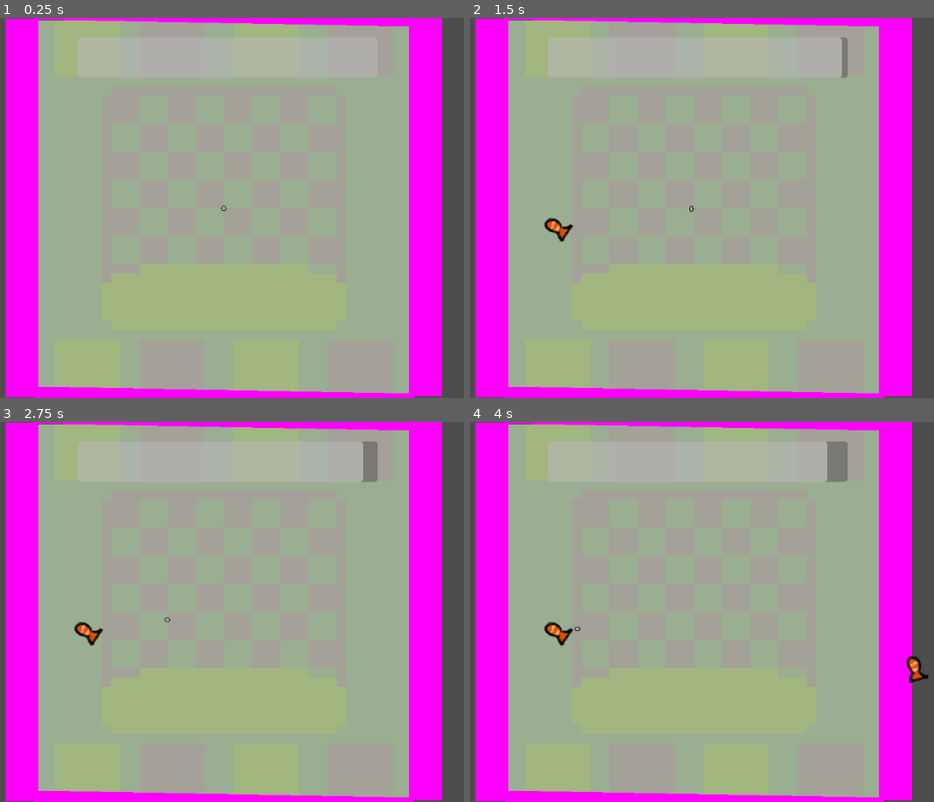
Above: before the commit, frames 1-4 (two rows, left to right).
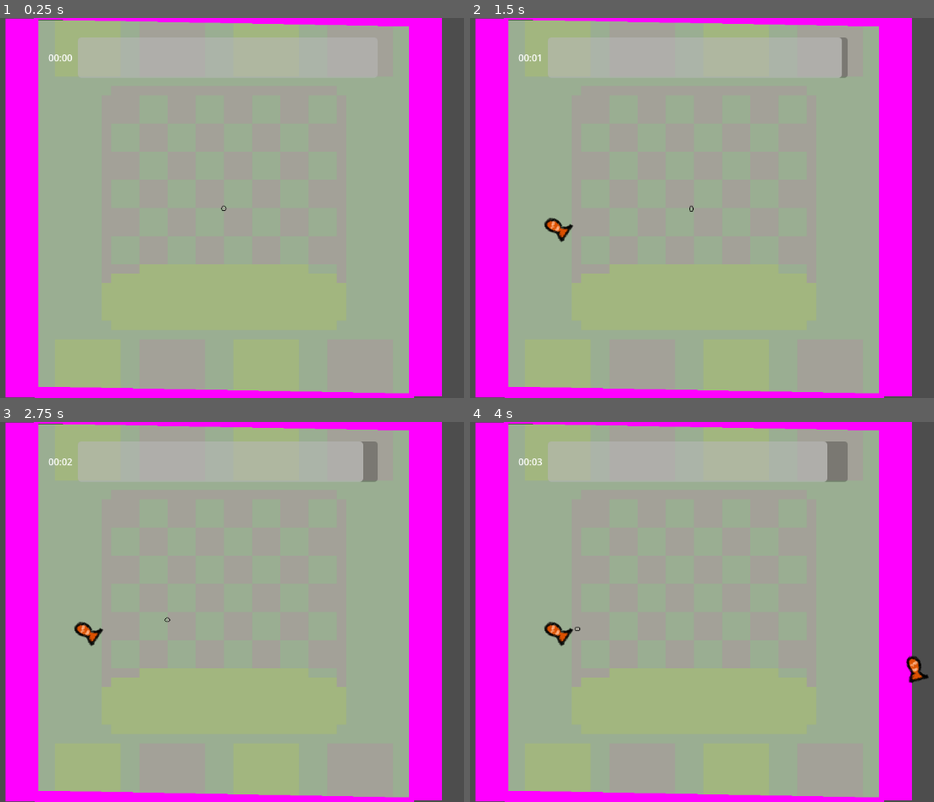
Above: after the commit, the same moments.

Repository: sixrobin/GMTK2024
Game: Godot game, scene res://game.tscn
Two runs of this game, one before a commit and one after it. Both use one fixed random seed, a clock stepped at 60 frames per second and the inputs below.
Inputs (mouse positions are in pixels of both pictures, inside the frame that each line leads up to):
- Up to frame 1 (0.25 s): no input
- Up to frame 2 (1.5 s): tap Enter at 0.5 s; move the mouse to (841, 189) at 0.52 s; hold Right mouse button (ClickObject) 0.53-1.28 s; move the mouse to (558, 227) at 1.27 s; tap Space (SpawnObject) at 1.35 s
- Up to frame 3 (2.75 s): click (88, 631) at 2 s; move the mouse to (292, 528) at 2.02 s; press the mouse at (292, 528) at 2.03 s
- Up to frame 4 (4 s): move the mouse to (660, 688) at 2.77 s; release the mouse at (660, 688) at 2.78 s; right-click (660, 688) at 2.85 s; move the mouse to (896, 669) at 3.52 s; hold Space (SpawnObject) from 3.53 s (still down)

The runs differ from the first frame. In frame 1, less than 0.1% of the frame differs, in the area x 10-16%, y 9-12%; in frame 2, less than 0.1%; in frame 3, less than 0.1%; in frame 4, less than 0.1%.

Commit message:
Added timer

Diff:
--- a/game.tscn
+++ b/game.tscn
@@ -1,9 +1,10 @@
-[gd_scene load_steps=9 format=3 uid="uid://cw1e63d2mpduj"]
+[gd_scene load_steps=10 format=3 uid="uid://cw1e63d2mpduj"]
 
 [ext_resource type="PackedScene" uid="uid://b2jdgkrrtq7gp" path="res://prefabs/creature.tscn" id="1_3mugn"]
 [ext_resource type="PackedScene" uid="uid://brnlpkcmj084h" path="res://prefabs/camera_2d.tscn" id="2_juggh"]
 [ext_resource type="Script" path="res://scripts/camera.gd" id="3_ixshh"]
 [ext_resource type="Texture2D" uid="uid://dyqctmqods5dr" path="res://textures/tamagotchi/Tamagotchi_Background.png" id="7_uu4n0"]
+[ext_resource type="PackedScene" uid="uid://bfuklq0fuc6e" path="res://prefabs/timer.tscn" id="8_r884m"]
 [ext_resource type="PackedScene" uid="uid://bhpyndspvoo28" path="res://prefabs/cursor.tscn" id="11_05pgy"]
 [ext_resource type="PackedScene" uid="uid://bquv5rckqk4wj" path="res://prefabs/wall.tscn" id="12_u6lta"]
 [ext_resource type="PackedScene" uid="uid://bss616n6gsc8e" path="res://prefabs/hunger_gauge.tscn" id="13_jthj5"]
@@ -52,4 +53,10 @@
 offset_right = -574.0
 offset_bottom = -321.0
 
+[node name="Timer" parent="." instance=ExtResource("8_r884m")]
+offset_left = -307.0
+offset_top = -277.0
+offset_right = -307.0
+offset_bottom = -277.0
+
 [node name="NavRegion" parent="." instance=ExtResource("13_yglgy")]
--- /dev/null
+++ b/prefabs/timer.tscn
@@ -0,0 +1,20 @@
+[gd_scene load_steps=2 format=3 uid="uid://bfuklq0fuc6e"]
+
+[ext_resource type="Script" path="res://scripts/UI/timer.gd" id="1_168jv"]
+
+[node name="Timer" type="Control"]
+layout_mode = 3
+anchors_preset = 15
+anchor_right = 1.0
+anchor_bottom = 1.0
+grow_horizontal = 2
+grow_vertical = 2
+script = ExtResource("1_168jv")
+
+[node name="Label" type="Label" parent="."]
+layout_mode = 0
+offset_left = 8.0
+offset_top = 9.0
+offset_right = 54.0
+offset_bottom = 32.0
+text = "15:99"
--- /dev/null
+++ b/scripts/UI/timer.gd
@@ -0,0 +1,11 @@
+extends Control
+
+var time_elapsed: float = 0
+
+# Called every frame. 'delta' is the elapsed time since the previous frame.
+func _process(delta: float) -> void:
+	time_elapsed += delta
+	var minutes := time_elapsed / 60
+	var seconds := fmod(time_elapsed, 60)
+	var time_string := "%02d:%02d" % [minutes,seconds]
+	$Label.text = time_string
